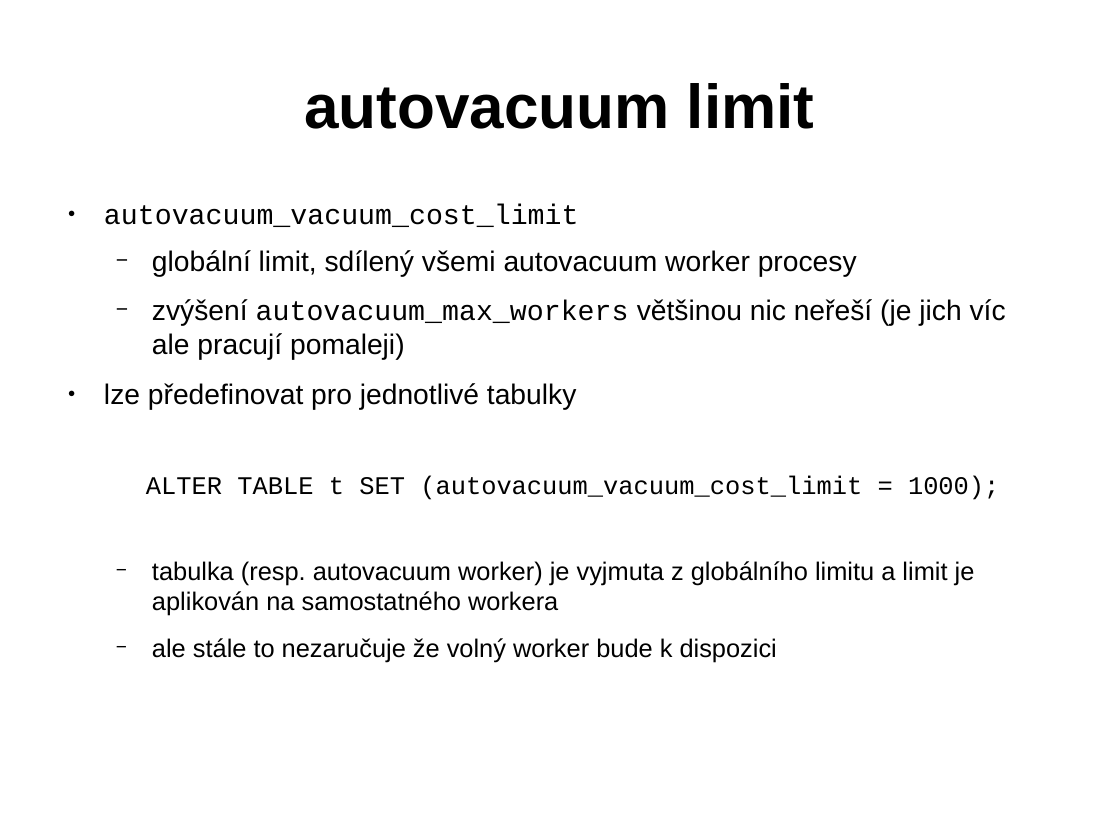
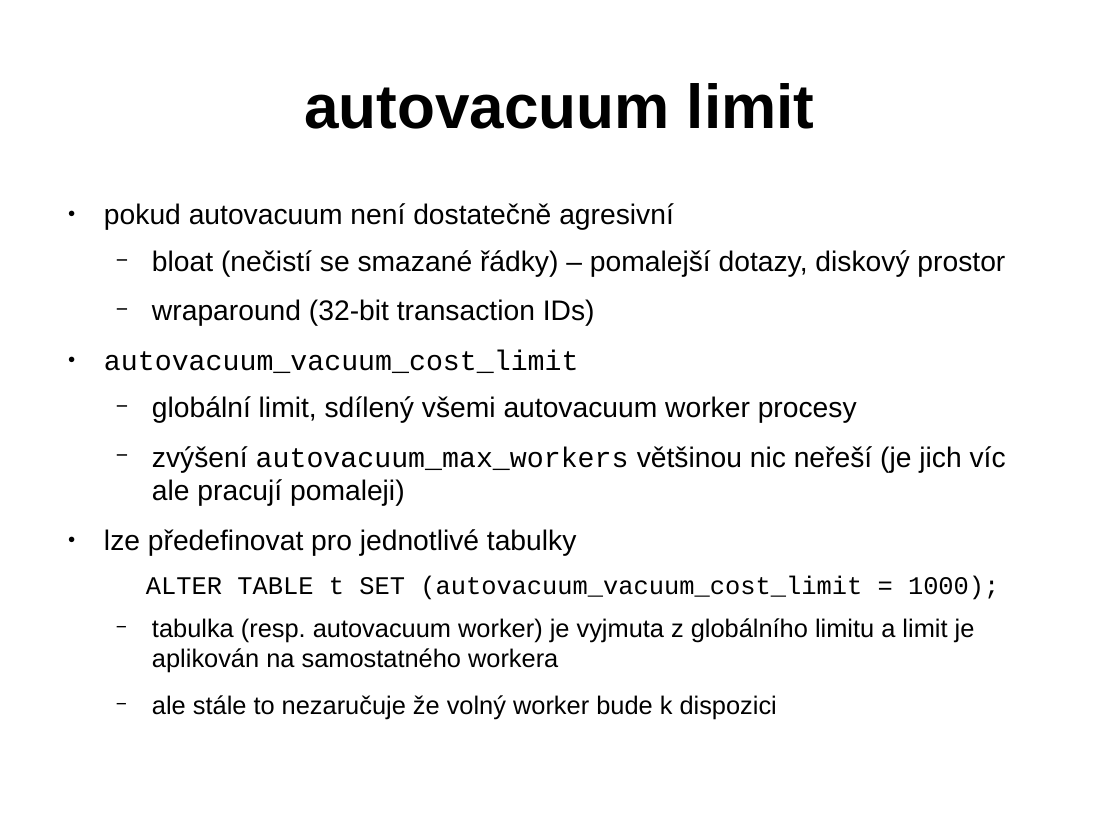
Before and after one commit to tvondra/perf_tuning_training, a slide deck: slide 31 of perf-tuning-training.odp (slide 29 before the commit). Drawn at 1120x840 pixels with LibreOffice and Linux fonts; fonts in the diff are those of the drawing. Boxes give left, top, right and bottom in pixels: in the first picture for what was removed or moved away, otherwise in the second. Text is boxed around its words. In the diff, an @@ line names an element or a change of style, - is before the commit and + after.

```diff
--- a/perf-tuning-training.odp
+++ b/perf-tuning-training.odp
@@ text at (104,203,1005,326): paragraphs added @@
+● pokud autovacuum není dostatečně agresivní
+  − bloat (nečistí se smazané řádky) – pomalejší dotazy, diskový prostor
+  − wraparound (32-bit transaction IDs)
```
Also in this commit, not shown: 14 other slides changed, 2 slides added, 2 other files.
